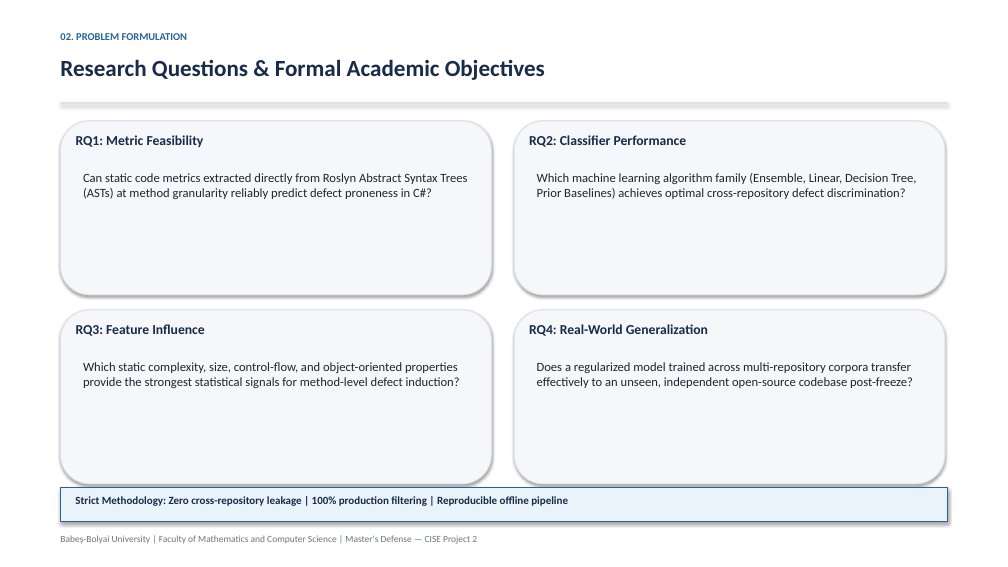
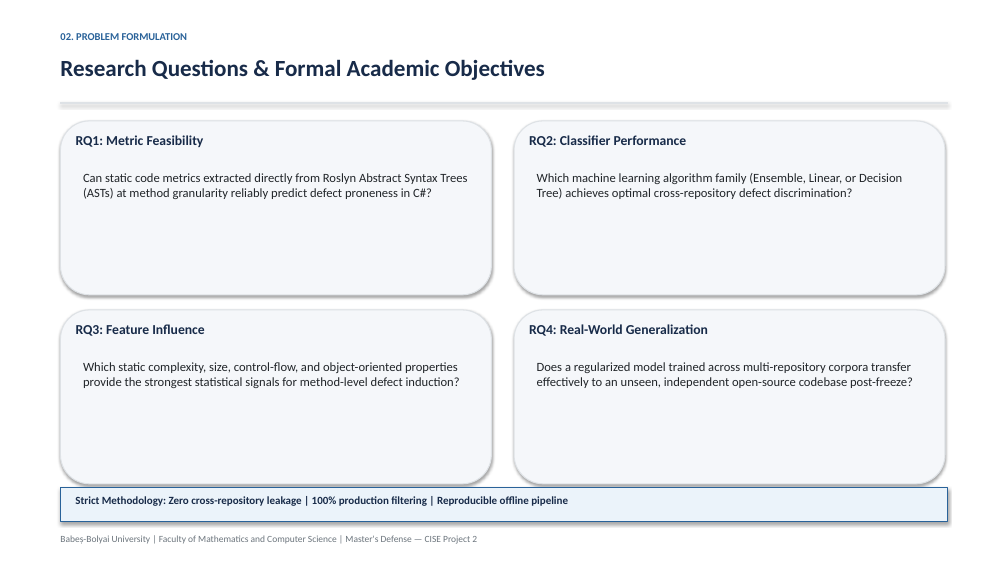
Before and after one commit to BogdanCTU/Applied-Computational-Intelligence-UBB, a slide deck: slide 3 of Year2_Semester1_ComputationalIntelligenceSoftwareEngineering/CISE_Project2/5_Documentation/09_Defense/FINAL_DEFENSE_PRESENTATION.pptx. Drawn at 1008x567 pixels with LibreOffice and Linux fonts; fonts in the diff are those of the drawing. Boxes give left, top, right and bottom in pixels: in the first picture for what was removed or moved away, otherwise in the second. Text is boxed around its words. In the diff, an @@ line names an element or a change of style, - is before the commit and + after.

Commit message:
Major: CISE Projcet removed unnecessary "Baseline" refferences

```diff
--- a/Year2_Semester1_ComputationalIntelligenceSoftwareEngineering/CISE_Project2/5_Documentation/09_Defense/FINAL_DEFENSE_PRESENTATION.pptx
+++ b/Year2_Semester1_ComputationalIntelligenceSoftwareEngineering/CISE_Project2/5_Documentation/09_Defense/FINAL_DEFENSE_PRESENTATION.pptx
@@ text at <box>537,173,902,199</box>: text changed @@
-Which machine learning algorithm family (Ensemble, Linear, Decision Tree, Prior Baselines) achieves optimal cross-repository defect discrimination?
+Which machine learning algorithm family (Ensemble, Linear, or Decision Tree) achieves optimal cross-repository defect discrimination?
```
Also in this commit, not shown: 2 other slides changed, 37 other files.
